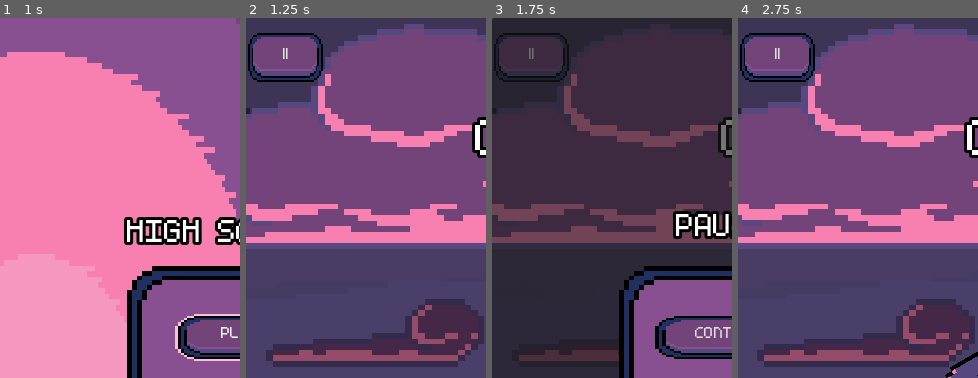
Above: before the commit, frames 1-4 (left to right).
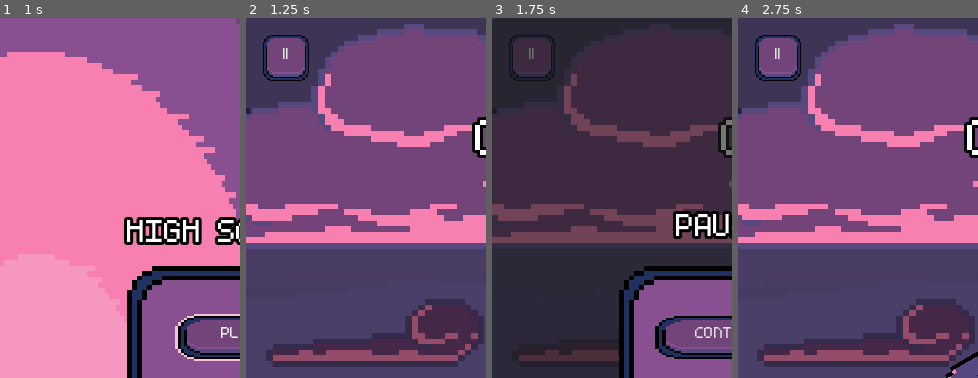
Above: after the commit, the same moments.

Repository: elensiel/Cozy-Bird
Game: Godot game, scene res://scene/main_menu.tscn
Two runs of this game, one before a commit and one after it. Both use one fixed random seed, a clock stepped at 60 frames per second and the inputs below. Sound files missing from this copy of the repository are replaced by a short silence.
Inputs:
- Up to frame 1 (1 s): click "PLAY" at 0.5 s
- Up to frame 2 (1.25 s): no input
- Up to frame 3 (1.75 s): click "||" at 1.25 s
- Up to frame 4 (2.75 s): click "CONTINUE" at 2 s
The pictures show only the part of the screen within x 0-50%, y 0-50%; the shares and areas given below are measured in that part.

Frame 1 is identical in both runs. In frame 2, 2.4% of the frame differs, in the area x 0-33%, y 4-18%; in frame 3, 1.1%; in frame 4, 2.4%.

Commit message:
pause button styled - learned something new to pixel art - TODO -- pause icon

Diff:
--- /dev/null
+++ b/resource/button-32x32.tres
@@ -0,0 +1,26 @@
+[gd_resource type="Theme" load_steps=8 format=3 uid="uid://6u6whwgiyxvv"]
+
+[ext_resource type="Texture2D" uid="uid://fsbea4b8gktc" path="res://sprite/ui/button-32x32/hover.png" id="1_la543"]
+[ext_resource type="Texture2D" uid="uid://bl38m2jhe368" path="res://sprite/ui/button-32x32/normal.png" id="2_542h8"]
+[ext_resource type="Texture2D" uid="uid://u4neo5d4tauv" path="res://sprite/ui/button-32x32/pressed.png" id="3_w7j33"]
+
+[sub_resource type="StyleBoxEmpty" id="StyleBoxEmpty_n1xu3"]
+
+[sub_resource type="StyleBoxTexture" id="StyleBoxTexture_eu8aw"]
+content_margin_bottom = 11.0
+texture = ExtResource("1_la543")
+
+[sub_resource type="StyleBoxTexture" id="StyleBoxTexture_q8cat"]
+content_margin_bottom = 11.0
+texture = ExtResource("2_542h8")
+
+[sub_resource type="StyleBoxTexture" id="StyleBoxTexture_h5fhf"]
+content_margin_bottom = 6.0
+texture = ExtResource("3_w7j33")
+
+[resource]
+Button/font_sizes/font_size = 25
+Button/styles/focus = SubResource("StyleBoxEmpty_n1xu3")
+Button/styles/hover = SubResource("StyleBoxTexture_eu8aw")
+Button/styles/normal = SubResource("StyleBoxTexture_q8cat")
+Button/styles/pressed = SubResource("StyleBoxTexture_h5fhf")
--- a/scene/game_loop.tscn
+++ b/scene/game_loop.tscn
@@ -1,28 +1,29 @@
-[gd_scene load_steps=32 format=3 uid="uid://ct8y3u6mrqjr"]
-
-[ext_resource type="Texture2D" uid="uid://cfi8a7pvb4fh8" path="res://sprite/background/bldgs_back.png" id="1_0h1g6"]
+[gd_scene load_steps=33 format=3 uid="uid://ct8y3u6mrqjr"]
+
+[ext_resource type="Texture2D" uid="uid://dogo7cx0jyft0" path="res://sprite/background/bldgs_back.png" id="1_0h1g6"]
 [ext_resource type="Script" path="res://script/game_state_machine.gd" id="1_cv2ha"]
-[ext_resource type="Texture2D" uid="uid://dm8oxb2m64jf1" path="res://sprite/background/clouds_back.png" id="2_4itqu"]
-[ext_resource type="Texture2D" uid="uid://6trdrvel2aaa" path="res://sprite/background/bldgs_mid.png" id="3_wt5tx"]
-[ext_resource type="Texture2D" uid="uid://xv1wp42xhy2f" path="res://sprite/background/clouds_mid.png" id="4_htqwx"]
-[ext_resource type="Texture2D" uid="uid://bddqls33gfcub" path="res://sprite/background/bldgs_front.png" id="5_xbq0l"]
-[ext_resource type="Texture2D" uid="uid://b8b42sfhd3myw" path="res://sprite/background/main.png" id="6_d8w1d"]
-[ext_resource type="Texture2D" uid="uid://cplbjugav7vhx" path="res://sprite/background/clouds_front.png" id="7_ff34c"]
+[ext_resource type="Texture2D" uid="uid://bowphvfenvvth" path="res://sprite/background/clouds_back.png" id="2_4itqu"]
+[ext_resource type="Texture2D" uid="uid://dgwamwl8vy2sy" path="res://sprite/background/bldgs_mid.png" id="3_wt5tx"]
+[ext_resource type="Texture2D" uid="uid://cusc844avgbjj" path="res://sprite/background/clouds_mid.png" id="4_htqwx"]
+[ext_resource type="Texture2D" uid="uid://d1psxj6s8wui3" path="res://sprite/background/bldgs_front.png" id="5_xbq0l"]
+[ext_resource type="Texture2D" uid="uid://dqsl8d8hmo6h" path="res://sprite/background/main.png" id="6_d8w1d"]
+[ext_resource type="Texture2D" uid="uid://c761i3tkn46i7" path="res://sprite/background/clouds_front.png" id="7_ff34c"]
 [ext_resource type="Script" path="res://script/player.gd" id="9_ejq5o"]
-[ext_resource type="Texture2D" uid="uid://c8pebhhjl0m0j" path="res://sprite/crow 64x64.png" id="10_wwn0w"]
+[ext_resource type="Texture2D" uid="uid://cryvuk2hpgm81" path="res://sprite/crow 64x64.png" id="10_wwn0w"]
 [ext_resource type="Script" path="res://script/pillar_spawn_machine.gd" id="11_p7cnv"]
-[ext_resource type="AudioStream" uid="uid://csnxfmchgeybm" path="res://audio/sfx/flaps/flap_1.wav" id="11_qn4a8"]
-[ext_resource type="AudioStream" uid="uid://bym75hppj0l40" path="res://audio/sfx/flaps/flap_2.wav" id="12_avuh0"]
+[ext_resource type="AudioStream" uid="uid://djefueu10ud8a" path="res://audio/sfx/flaps/flap_1.wav" id="11_qn4a8"]
+[ext_resource type="AudioStream" uid="uid://duusc2n8nnaka" path="res://audio/sfx/flaps/flap_2.wav" id="12_avuh0"]
 [ext_resource type="Script" path="res://script/game_manager.gd" id="12_rj5od"]
 [ext_resource type="Theme" uid="uid://bcihif0mi53lh" path="res://resource/menu.tres" id="12_vjlor"]
-[ext_resource type="AudioStream" uid="uid://iibsdurnoxyw" path="res://audio/sfx/flaps/flap_3.wav" id="13_wrvs0"]
-[ext_resource type="AudioStream" uid="uid://bydi118jjsq28" path="res://audio/sfx/flaps/flap_4.wav" id="14_3k6q4"]
-[ext_resource type="AudioStream" uid="uid://cjayu2decyges" path="res://audio/sfx/caws/caw_1.wav" id="15_yeqfo"]
-[ext_resource type="AudioStream" uid="uid://fiuxbp2as8e3" path="res://audio/sfx/caws/caw_2.wav" id="16_qkm3p"]
-[ext_resource type="AudioStream" uid="uid://c3hk3qt0ahfuq" path="res://audio/sfx/caws/caw_3.wav" id="17_6esw4"]
-[ext_resource type="AudioStream" uid="uid://crt8cfrutvpro" path="res://audio/sfx/caws/caw_4.wav" id="18_lg101"]
-[ext_resource type="AudioStream" uid="uid://di86ufhgfyljx" path="res://audio/sfx/caws/caw_5.wav" id="19_0t2d8"]
-[ext_resource type="AudioStream" uid="uid://3xra2sxxu5o" path="res://audio/sfx/button_press.wav" id="23_x0tlq"]
+[ext_resource type="AudioStream" uid="uid://bkxqkw8wwp145" path="res://audio/sfx/flaps/flap_3.wav" id="13_wrvs0"]
+[ext_resource type="AudioStream" uid="uid://rdvu82s8kd4p" path="res://audio/sfx/flaps/flap_4.wav" id="14_3k6q4"]
+[ext_resource type="AudioStream" uid="uid://bbj36t0idt1h5" path="res://audio/sfx/caws/caw_1.wav" id="15_yeqfo"]
+[ext_resource type="AudioStream" uid="uid://cictmkqls3dx8" path="res://audio/sfx/caws/caw_2.wav" id="16_qkm3p"]
+[ext_resource type="AudioStream" uid="uid://chvt0ax2h3v0l" path="res://audio/sfx/caws/caw_3.wav" id="17_6esw4"]
+[ext_resource type="AudioStream" uid="uid://dnxt3jkxgjbot" path="res://audio/sfx/caws/caw_4.wav" id="18_lg101"]
+[ext_resource type="AudioStream" uid="uid://cemn2rl86qlg6" path="res://audio/sfx/caws/caw_5.wav" id="19_0t2d8"]
+[ext_resource type="Theme" uid="uid://6u6whwgiyxvv" path="res://resource/button-32x32.tres" id="21_0b7pq"]
+[ext_resource type="AudioStream" uid="uid://8six3penfsmq" path="res://audio/sfx/button_press.wav" id="23_x0tlq"]
 
 [sub_resource type="GDScript" id="GDScript_4pash"]
 resource_name = "ParaBG"
@@ -198,6 +199,7 @@
 offset_top = 15.0
 offset_right = 65.0
 offset_bottom = 65.0
+theme = ExtResource("21_0b7pq")
 action_mode = 0
 text = "||"
 script = SubResource("GDScript_a3asy")
Not shown: 1 places in resource/menu.tres that only renumber resources
Not shown: 1 places in scene/main_menu.tscn that only renumber resources
Not shown: 1 places in scene/retry_panel.tscn that only renumber resources
Binary file added: sprite/ui/button-32x32/hover.png
Binary file added: sprite/ui/button-32x32/normal.png
Binary file added: sprite/ui/button-32x32/pressed.png
Not shown, added: sprite/ui/button-32x32/button-32x32.pxo
